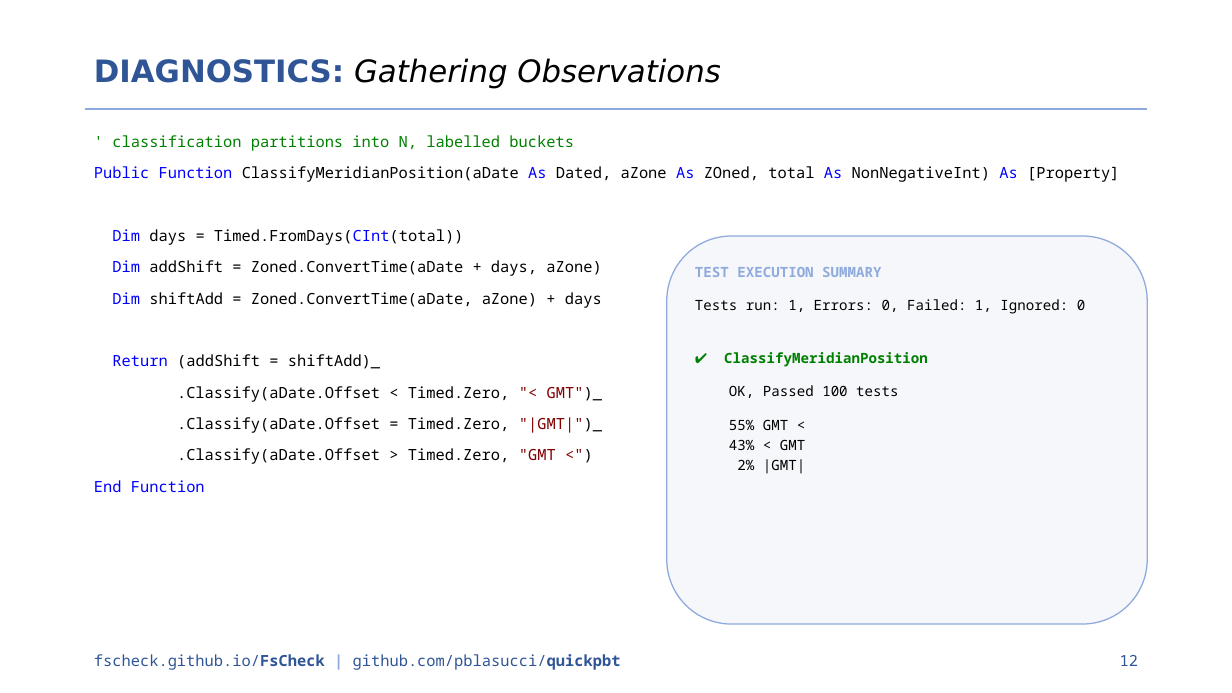
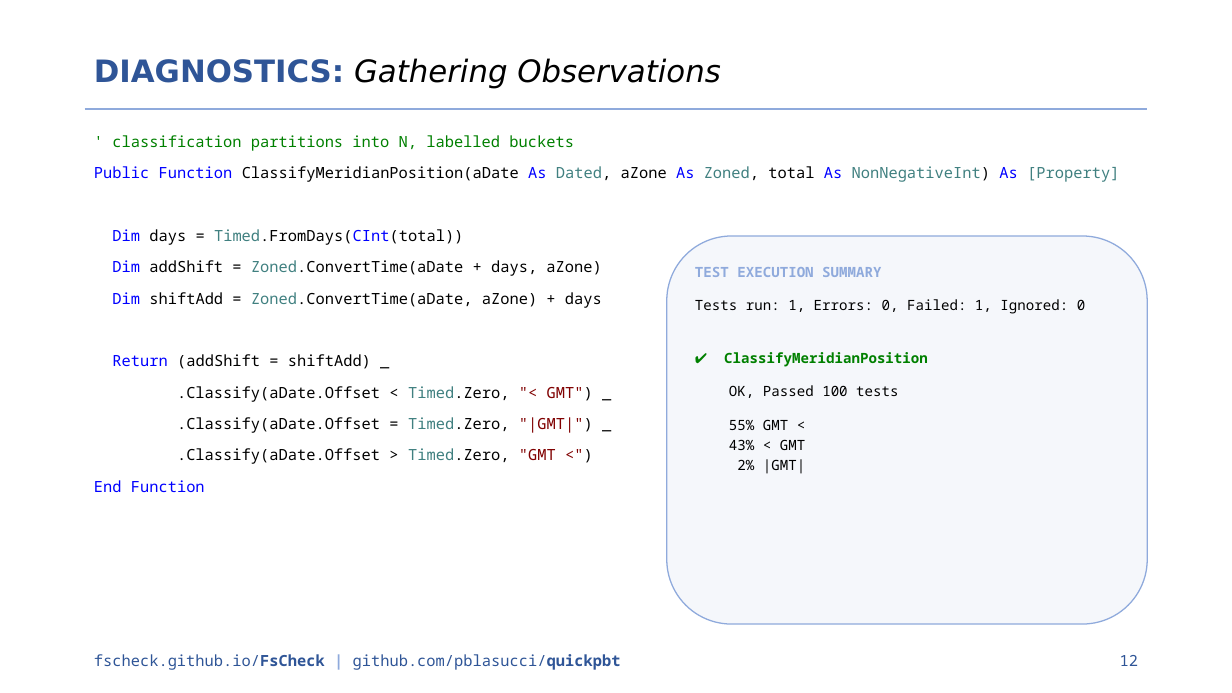
Before and after one commit to pblasucci/quickpbt, a slide deck: slide 12 of media/quickpbt.pptx. Drawn at 1232x693 pixels with LibreOffice and Linux fonts; fonts in the diff are those of the drawing. Boxes give left, top, right and bottom in pixels: in the first picture for what was removed or moved away, otherwise in the second. Text is boxed around its words. In the diff, an @@ line names an element or a change of style, - is before the commit and + after.

Commit message:
more tweaks to slide deck (colors, mostly)

```diff
--- a/media/quickpbt.pptx
+++ b/media/quickpbt.pptx
@@ text at (94,166,1119,182): text changed @@
-Public Function ClassifyMeridianPosition(aDate As Dated, aZone As ZOned, total As NonNegativeInt) As [Property]
+Public Function ClassifyMeridianPosition(aDate As Dated, aZone As Zoned, total As NonNegativeInt) As [Property]
@@ text at (112,229,602,464): text colour #000000 to #408080 in "Timed.FromDays(CInt(total))", "Zoned.ConvertTime(aDate", "Zoned.ConvertTime(aDate,", "Timed.Zero," @@
@@ text at (112,354,593,433): spaces changed @@
-Return (addShift = shiftAdd)_
-.Classify(aDate.Offset < Timed.Zero, "< GMT")_
-.Classify(aDate.Offset = Timed.Zero, "|GMT|")_
+Return (addShift = shiftAdd) _
+.Classify(aDate.Offset < Timed.Zero, "< GMT") _
+.Classify(aDate.Offset = Timed.Zero, "|GMT|") _
```
Also in this commit, not shown: 12 other slides changed, 1 other file.
